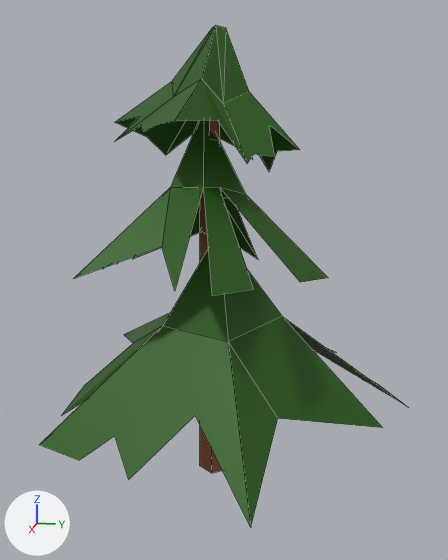
The FBX model Assets/Models/Trees/tree_1.fbx: old version first, new version second.
Camera for both pictures: a camera (50 mm lens) standing at (13.59, 13.78, 2.69) and looking at (8.74, 12.81, 1.48). Every picture has the same lights, and +X, +Y and +Z are marked at lower left. Mesh edges are drawn as thin lines. Where no turn or scale is listed for an object, it has been applied to the vertices.

Names of what the first picture shows: 'tree_1'.
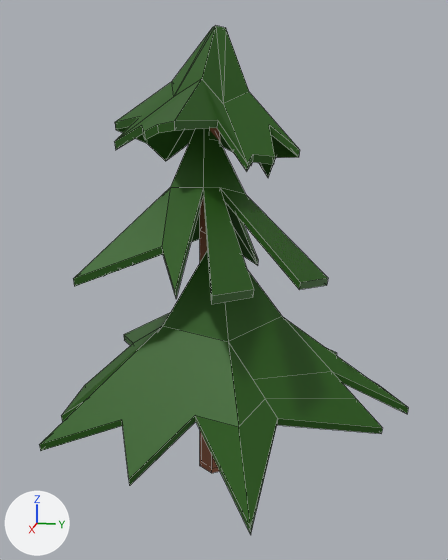
Commit message: fix trees

The change, as a diff of the scene's bpy script:
```diff
--- a/Assets/Models/Trees/tree_1.fbx.py
+++ b/Assets/Models/Trees/tree_1.fbx.py
@@ me_cube_022 @@
 # used by ob_tree_1; location = (8.581, 12.705, -0.031)
-me_cube_022.from_pydata(...)  # 109 vertices, 76 faces; spans x -1.28..1.51, y -1.24..1.65, z -0.28..3.48
+me_cube_022.from_pydata(...)  # 230 vertices, 230 faces; spans x -1.28..1.51, y -1.24..1.65, z -0.28..3.48
+# me_cube_022 part 1
+# 2 vertices are removed from x 0.89..1.05, y -0.84..-0.61, z 0.27..0.41
+# 4 faces are deleted
+# 57 vertices are added at x -1.02..1.14, y -1.23..1.42, z 0.32..3.42
+# 9 new vertices lie (0.0, 0.01, -0.06) away from vertices in x -0.76..0.91, y -1.24..-0.28, z 0.29..2.74
+# 8 new vertices lie (-0.01, 0.0, -0.06) away from vertices in x -0.03..1.2, y -0.86..0.46, z 0.25..2.76
+# 8 new vertices lie (0.01, -0.01, -0.05) away from vertices in x -0.52..0.06, y 0.06..0.63, z 1.53..2.57
+# 6 new vertices lie (0.0, 0.0, -0.06) away from vertices in x -1.28..1.51, y -0.86..0.94, z 0.2..2.76
+# 5 new vertices lie (-0.01, -0.01, -0.06) away from vertices in x 0.19..1.25, y 0.11..0.63, z 0.62..2.74
+# 5 new vertices lie (0.01, 0.0, -0.06) away from vertices in x -0.95..-0.06, y -0.17..1.65, z 0.42..1.82
+# 136 new faces join them, mat_material_002 (dark green #275c0f)
 me_cube_022.materials.append(mat_wood)
```

Location of each change, [x1, y1, x2, y2] in pixels of the pictures (448 x 560 px):
'tree_1', reshaped
    before: [39, 26, 406, 527]
    after: [39, 26, 408, 535]
part 1 of me_cube_022, built on
    before: [39, 316, 406, 527]
    after: [39, 117, 408, 535]
